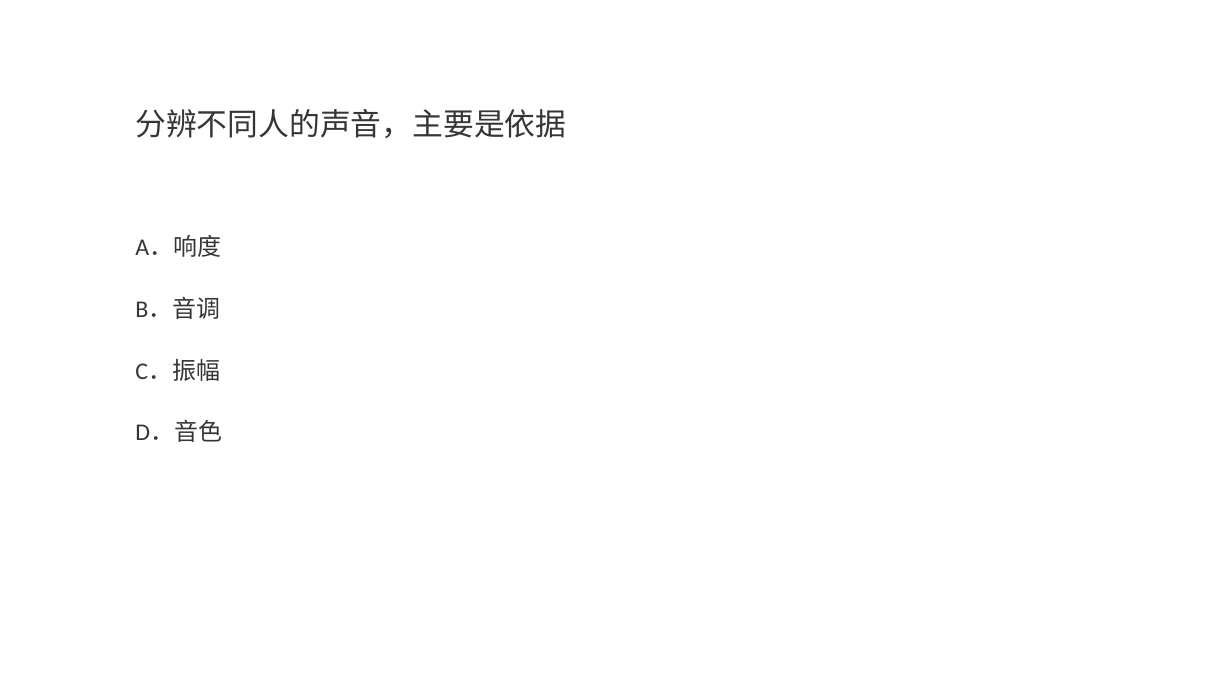
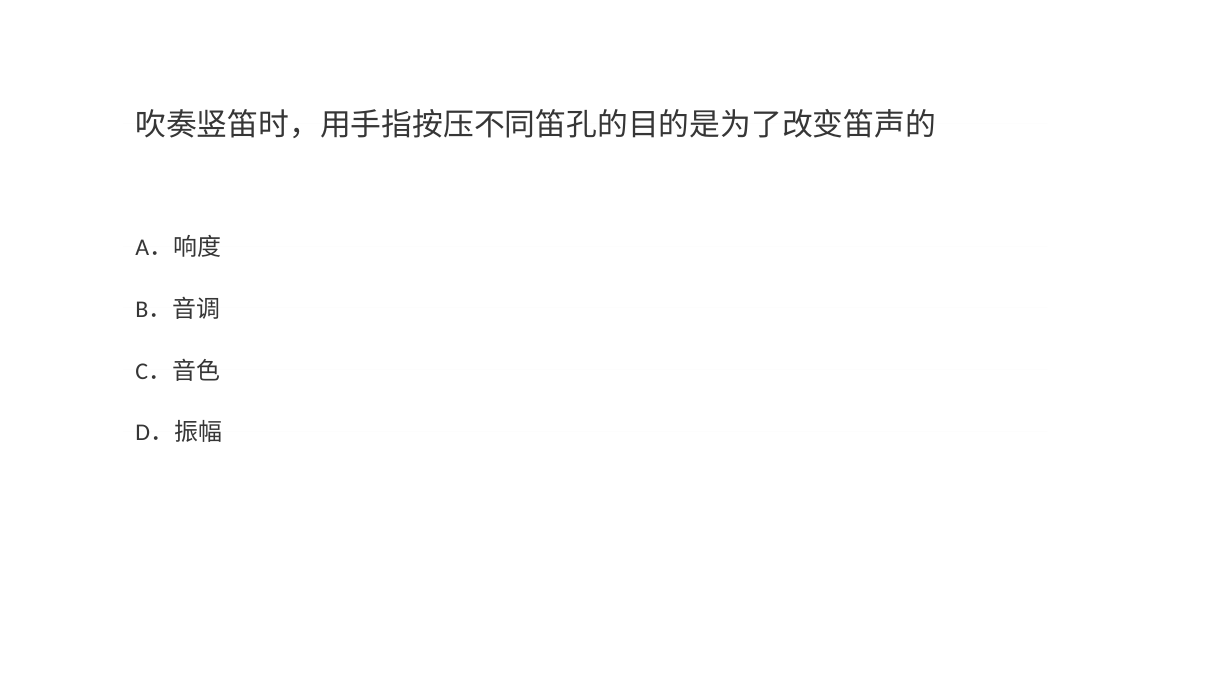
Before and after one commit to momoko8443/mang_project, a slide deck: slide 3 of question.pptx (slide 2 before the commit). Drawn at 1232x693 pixels with LibreOffice and Linux fonts; fonts in the diff are those of the drawing. Boxes give left, top, right and bottom in pixels: in the first picture for what was removed or moved away, otherwise in the second. Text is boxed around its words. In the diff, an @@ line names an element or a change of style, - is before the commit and + after.

```diff
--- a/question.pptx
+++ b/question.pptx
@@ rectangle "吹奏竖笛时，用手指按压不同笛孔的目的是为了改变笛声的": place and size @@
-rectangle "吹奏竖笛时，用手指按压不同笛孔的目的是为了改变笛声的" at bbox=[135, 109, 566, 138]
+rectangle "吹奏竖笛时，用手指按压不同笛孔的目的是为了改变笛声的" at bbox=[123, 123, 1047, 123]
@@ text in rectangle at bbox=[135, 109, 936, 138]: text changed @@
-分辨不同人的声音，主要是依据
+吹奏竖笛时，用手指按压不同笛孔的目的是为了改变笛声的
@@ text at bbox=[135, 359, 220, 381]: text changed @@
-C．振幅
+C．音色
@@ text at bbox=[135, 420, 222, 442]: text changed @@
-D．音色
+D．振幅
```
Also in this commit, not shown: 3 other slides changed, 4 slides added, 2 slides removed, 2 other files.
